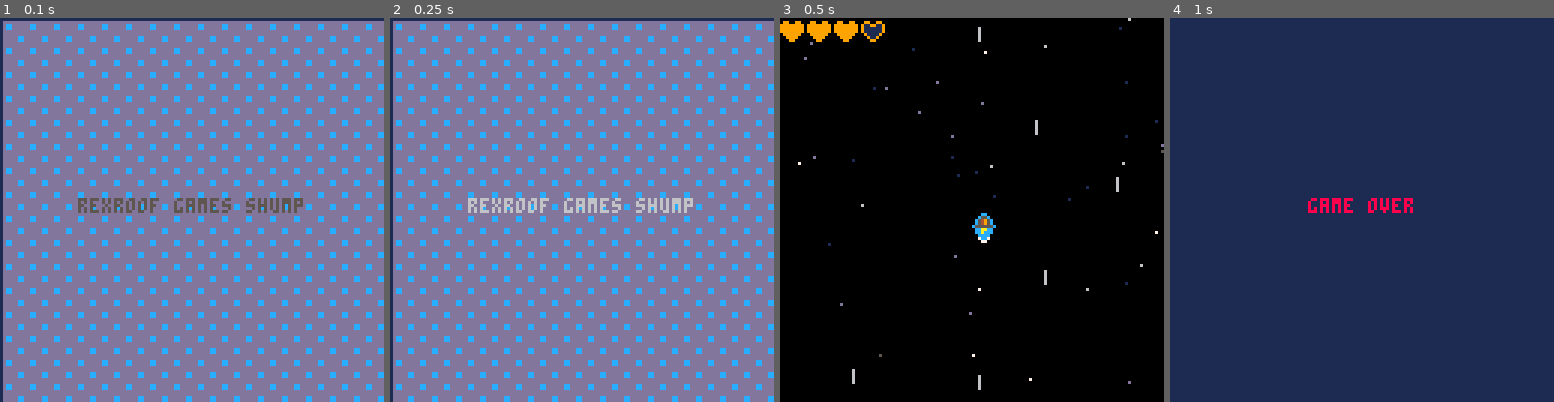
Above: before the commit, frames 1-4 (left to right).
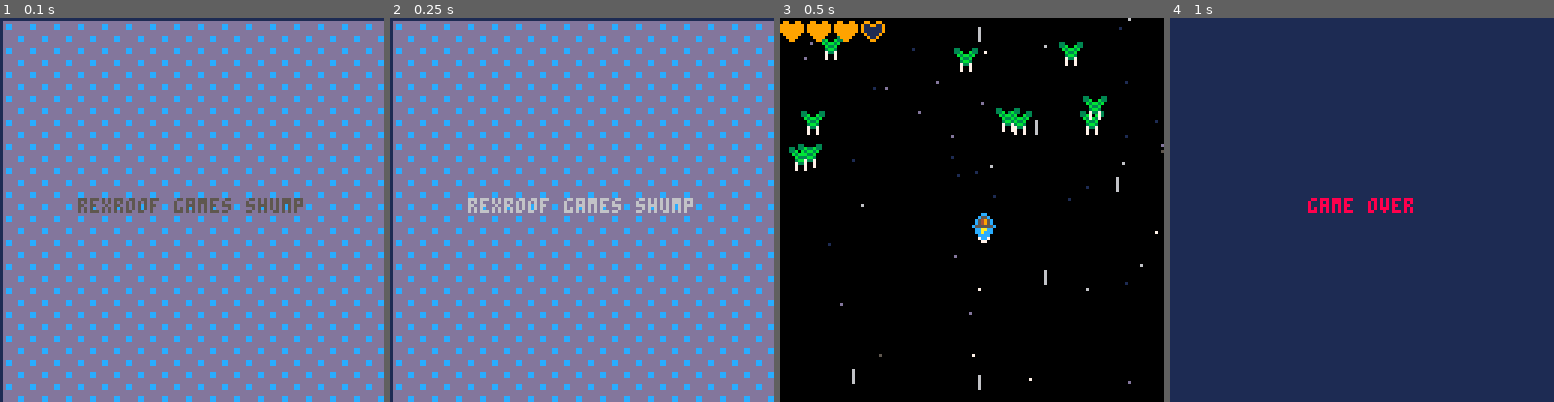
Above: after the commit, the same moments.

Repository: rexroof/carts
Game: PICO-8 cartridge shump.p8
Two runs of this game, one before a commit and one after it. Both use one fixed random seed, a clock stepped at 60 frames per second and the inputs below.
Inputs:
- Up to frame 1 (0.1 s): no input
- Up to frame 2 (0.25 s): no input
- Up to frame 3 (0.5 s): tap X (X key) at 0.33 s
- Up to frame 4 (1 s): tap O (Z key) at 0.7 s

Frames 1-2 are identical in both runs. In frame 3, 1.8% of the frame differs, in the area x 2-86%, y 4-40%; in frame 4, nothing differs.

Commit message:
generic draw_junk function

Diff:
--- a/shump.p8
+++ b/shump.p8
@@ -26,6 +26,18 @@
 end  -- end _update
 -->8
 -- tools
+
+function draw_junk(objs)
+ for o in all (objs) do
+   sprite=o.pix
+   if (o.ani != nil) sprite+=o.ani
+   spr(sprite, o.x, o.y)
+ end
+end
+
+function new_enemy()
+ return {x=60,y=5,pix=21,ani=0,spd=1}
+end
 
 function print_center(string, y, color)
  print(string,64-#string*2,y,color)
@@ -58,6 +70,17 @@
  bullets={}
  lifes=3
  maxlifes=4
+ enemies={}
+ -- multiple enemies? one after another over time? pattern?
+ -- different types of enemies. new animation
+ -- new property to enemies?  speed?  movement?
+
+ for i=1,10 do
+   local n = new_enemy()
+   n.x = flr(rnd(12)*10)
+   n.y = flr(rnd(5)*8)
+   add(enemies,n)
+ end
 end
 
 function animatestars(stars)
@@ -145,6 +168,15 @@
   end
  end
 
+ for e in all (enemies) do
+   e.y+=e.spd
+   if (e.y > 130) e.y=-10
+   e.ani+=0.2
+   if e.ani > 3 then
+     e.ani=0
+   end
+ end
+
  flamespr=flamespr+1
  if (flamespr > 8) flamespr=5
 
@@ -181,11 +213,8 @@
    -- pset(s[1],s[2], flr(rnd(3)+5) )
  end
 
- for b in all (bullets) do
-  if b.show == 1 then
-   spr(b.pix,b.x,b.y)
-  end
- end
+ draw_junk(bullets)
+ draw_junk(enemies)
 
  if(ship.show == 1) spr(ship.pix,ship.x,ship.y)
  if(heart.show == 1) spr(heart.pix,heart.x,heart.y)
@@ -231,22 +260,22 @@
 00700700c55555c0c555555c0c55555c000000000000000000077000000000000000000000000000000000000000000000000000009119000099990000000000
 000000000ccaacc00ccaacc00ccaacc0000000000000000000000000000000000000000000000000000000000000000000000000000990000009900000000000
 0000000000c00c0000c00c0000c00c00000000000000000000000000000000000000000000000000000000000000000000000000000000000000000000000000
-00000000000000000000000000000000000000000000000000000000000000000000000000000000000000000000000000000000000000000000000000000000
-00000000000000000000000000000000000000000000000000000000000000000000000000000000000000000000000000000000000000000000000000000000
-00088000000000000000000000000000000000000000000000000000000000000000000000000000000000000000000000000000000000000000000000000000
-00aaaa00000000000000000000000000000000000000000000000000000000000000000000000000000000000000000000000000000000000000000000000000
-00aaaa00000000000000000000000000000000000000000000000000000000000000000000000000000000000000000000000000000000000000000000000000
-000aa000000000000000000000000000000000000000000000000000000000000000000000000000000000000000000000000000000000000000000000000000
-00077000000000000000000000000000000000000000000000000000000000000000000000000000000000000000000000000000000000000000000000000000
-00066000000000000000000000000000000000000000000000000000000000000000000000000000000000000000000000000000000000000000000000000000
-00000000000000000009900000000000000000000009900000099000000000000000000000000000dddddddd0000000000000000000000000000000000000000
-00066600000002000009900000dddd00000000000009900000099000000000000000000000000000dccddddd0000000000000000000000000000000000000000
-0066006000222200009999000d1111d0000000000099990000999900000000000000000000000000dccddddd0000000000000000000000000000000000000000
-006060600c21212c00911900d3d3d3d3000880000091190000911900000000000000000000000000dddddddd0000000000000000000000000000000000000000
-00606060c0222220909999093d3d3d3d000880009099990990999090000000000000000000000000dddddddd0000000000000000000000000000000000000000
-00660060c0211120999999990d1111d0000000009999999999999990000000000000000000000000dddddccd0000000000000000000000000000000000000000
-00066600002222209990099900dddd00000000009990099999909990000000000000000000000000dddddccd0000000000000000000000000000000000000000
-00000000000c0c009880088900000000000000009880088998808890000000000000000000000000dddddddd0000000000000000000000000000000000000000
+000000000000000000000000000000000000000033000033330000333300003300000000000000000088880000000000000b0000000000000000000000000000
+000000000000000000000000000000000000000033b00b3333b00b3333b00b3300000000000000000868888000000000000bb000000000000000000000000000
+00088000000000000000000000000000000000000b3bb3b00b3bb3b00b3bb3b00000000000000000888868880000000000bbbb00000000000000000000000000
+00aaaa000000000000000000000000000000000000b33b0000b33b0000b33b000000000000000000886888680000303300bbbb00000000000000000000000000
+00aaaa0000000000000000000000000000000000003bb300003bb300033bb330000000000000000088888888002223300bb44bb0000000000000000000000000
+000aa00000000000000000000000000000000000007337000373373003733730000000000000000088686868222122300bb44bb0000000000000000000000000
+00077000000000000000000000000000000000000070070000700700000000000000000000000000088888800222120000bbbb00000000000000000000000000
+000660000000000000000000000000000000000000700700000000000000000000000000000000000088880000222000000bb000000000000000000000000000
+00000000000000009880088900000000000000000009900000099000000000000000000000000000dddddddd0000000000000000000000000000000000000000
+00066600000002009990099900dddd00000000000009900000099000000000000000000000000000dccddddd0000000000000000000000000000000000000000
+0066006000222200999999990d1111d0000000000099990000999900000000000000000000000000dccddddd0000000000000000000000000000000000000000
+006060600c21212c90999909d3d3d3d3000880000091190000911900000000000000000000000000dddddddd0000000000000000000000000000000000000000
+00606060c0222220009119003d3d3d3d000880009099990990999090000000000000000000000000dddddddd0000000000000000000000000000000000000000
+00660060c0211120009999000d1111d0000000009999999999999990000000000000000000000000dddddccd0000000000000000000000000000000000000000
+00066600002222200009900000dddd00000000009990099999909990000000000000000000000000dddddccd0000000000000000000000000000000000000000
+00000000000c0c000009900000000000000000009880088998808890000000000000000000000000dddddddd0000000000000000000000000000000000000000
 00000000000000000000000000000000000000000000000000000000000000000000000000000000000000000000000000000000000000000000000000000000
 00000000000000000000000000000000000000000000000000000000000000000000000000000000000000000000000000000000000000000000000000000000
 00000000000000000000000000000000000000000000000000000000000000000000000000000000000000000000000000000000000000000000000000000000
